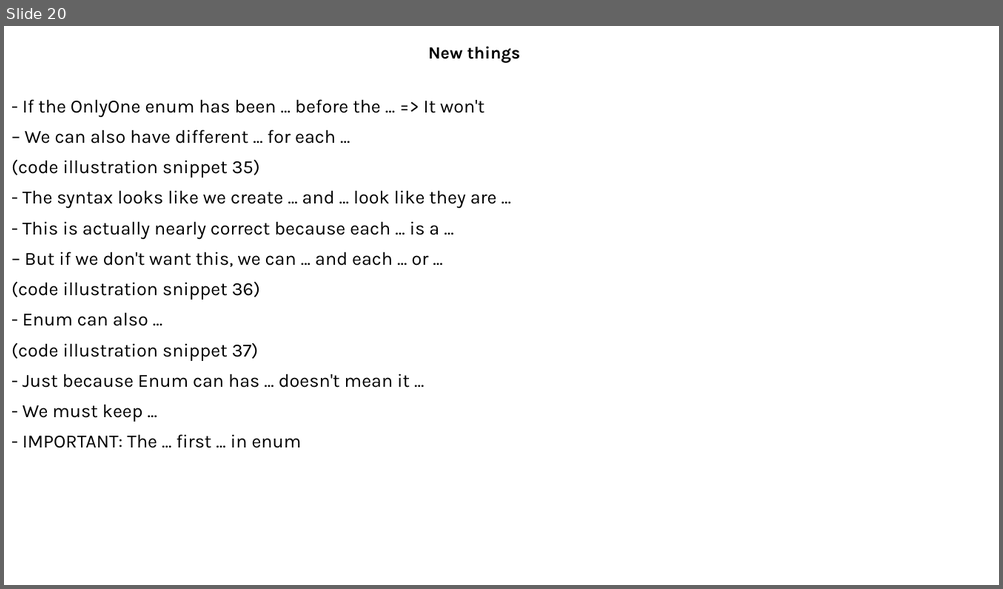
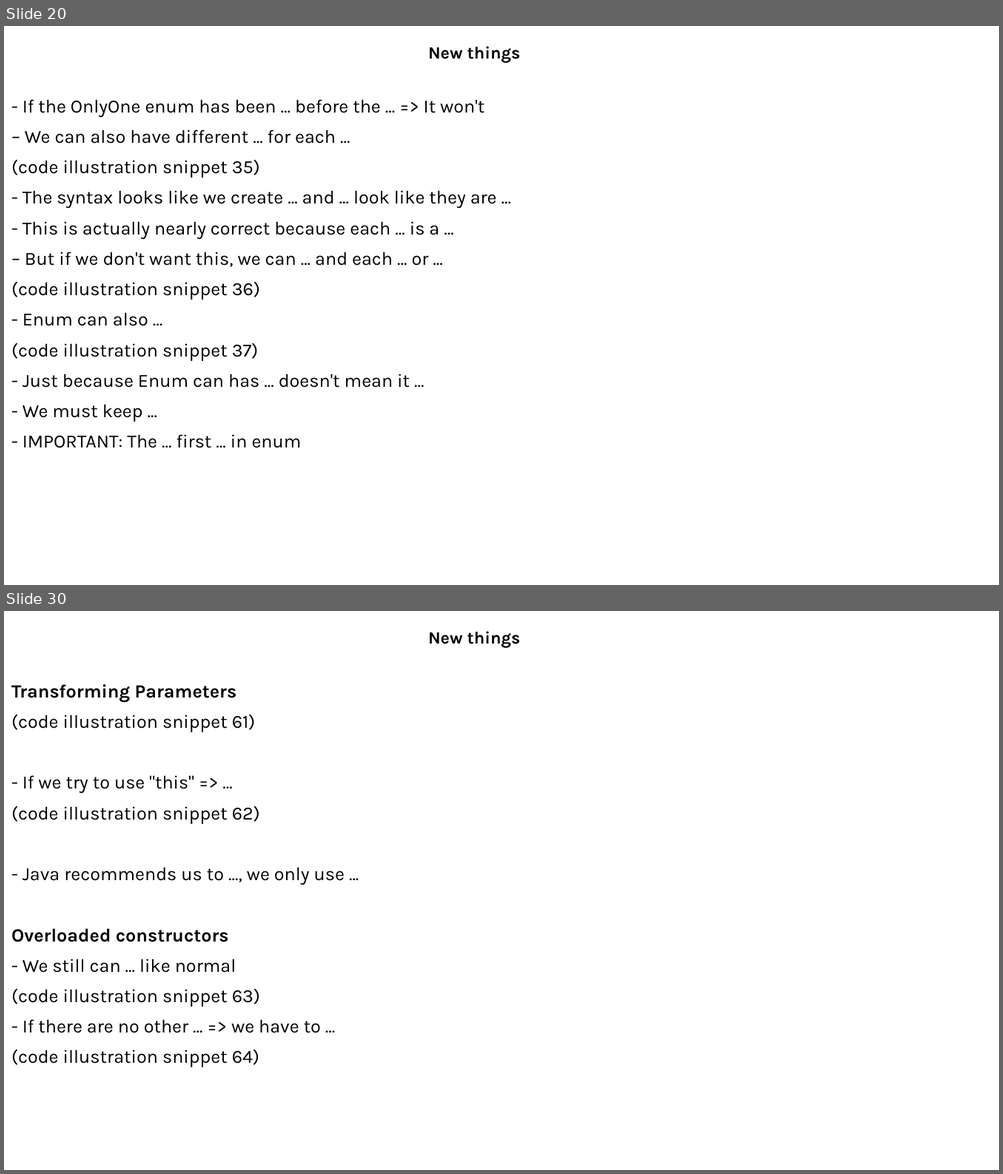
Before and after one commit to MaiDinhVinh/CS-Java, a slide deck: OCP17/Chapter 6 - Class Design and Chapter 7 - Beyond classes.pptx. Shown one above the other, each under a label of ours: slide 20 before the commit, slides 20 and 30 after it; the slides between them are not shown. The pictures are 1003x589 and 1003x1174 pixels, drawn with LibreOffice and Linux fonts; fonts in the diff are those of the drawing. Boxes give left, top, right and bottom in pixels: in the first picture for what was removed or moved away, otherwise in the second. Text is boxed around its words. In the diff, an @@ line names an element or a change of style, - is before the commit and + after.

```diff
--- a/OCP17/Chapter 6 - Class Design and Chapter 7 - Beyond classes.pptx
+++ b/OCP17/Chapter 6 - Class Design and Chapter 7 - Beyond classes.pptx
@@ slide 30 added at [4,611,999,1170], background #FFFFFF @@
@@ subtitle added at [428,631,521,648], 16.6 pt, text #000000, bold @@
+New things
@@ text added at [11,684,344,1068], 18 pt, text #000000 @@
+Transforming Parameters
+(code illustration snippet 61)
+- If we try to use "this" => ...
+(code illustration snippet 62)
+- Java recommends us to ..., we only use ...
+Overloaded constructors
+- We still can ... like normal
+(code illustration snippet 63)
+- If there are no other ... => we have to ...
+(code illustration snippet 64)
```
Also in this commit, not shown: 18 other slides added.
